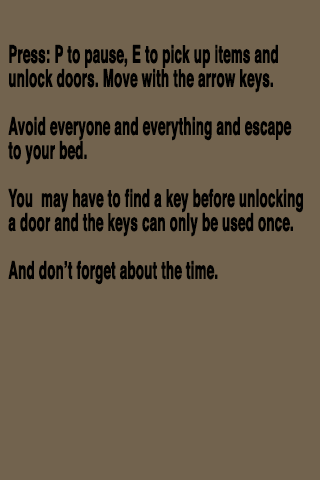
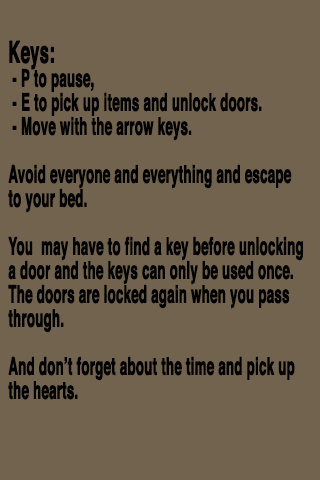
Before/after of a 320×480 layered artwork. What changed in the layer stack:
renamed "Press: P to pause, E to pick up items and unlock doors. Move w" to "Keys: - P to pause, - E to pick up items and unlock doors.", painted on it over left=8, top=40, right=303, bottom=400
